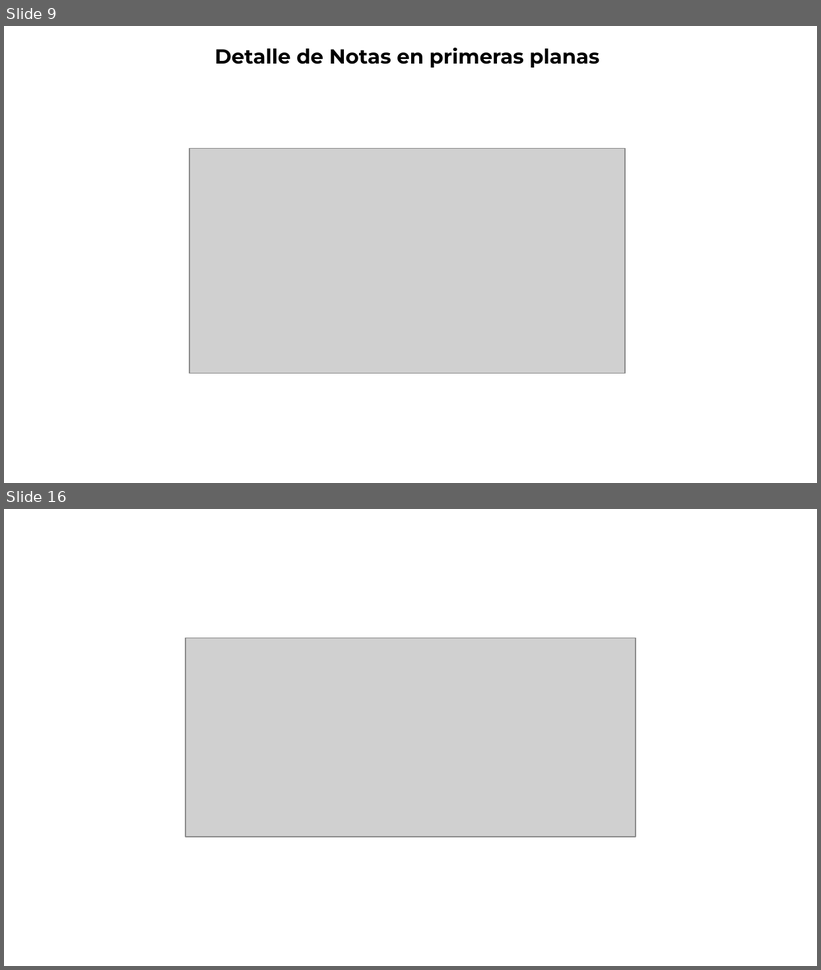
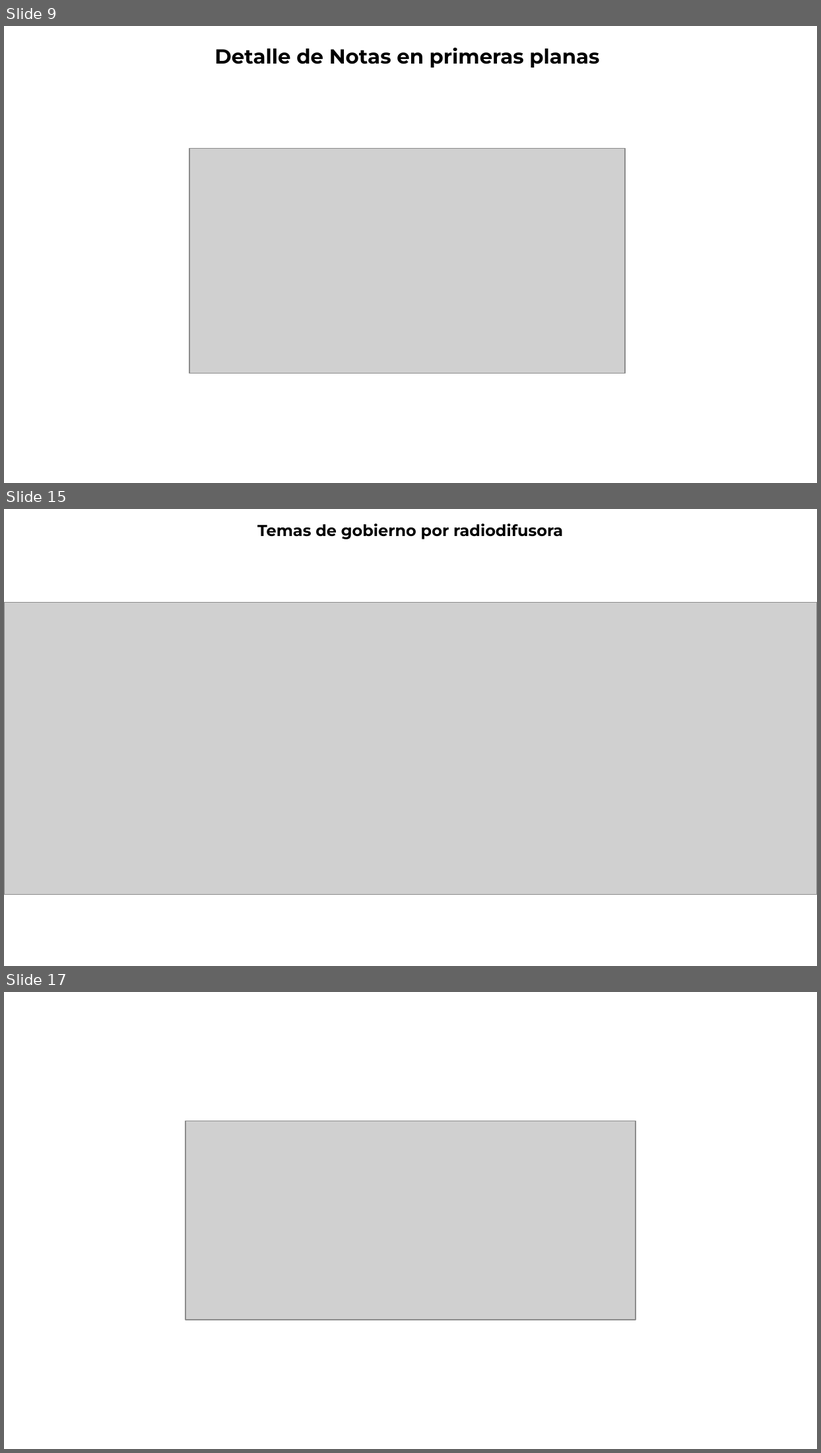
Before and after one commit to thelonious9/Reporteportadas, a slide deck: Reporte 080726.pptx. Shown one above the other, each under a label of ours: slides 9 and 16 before the commit, slides 9, 15 and 17 after it; the slides between them are not shown. The pictures are 821x970 and 821x1453 pixels, drawn with LibreOffice and Linux fonts; fonts in the diff are those of the drawing; grey boxes stand for pictures; background and template pictures are left out. Boxes give left, top, right and bottom in pixels: in the first picture for what was removed or moved away, otherwise in the second. Text is boxed around its words. In the diff, an @@ line names an element or a change of style, - is before the commit and + after.

```diff
--- a/Reporte 080726.pptx
+++ b/Reporte 080726.pptx
@@ slide 15 added at (4,509,817,966), background #FFFFFF @@
@@ text added at (257,524,563,539), 14 pt, text #000000, bold @@
+Temas de gobierno por radiodifusora
@@ picture added at (4,603,817,894) @@
@@ what was slide 16 is now slide 17 @@
```
Also in this commit, not shown: 5 slides changed.
